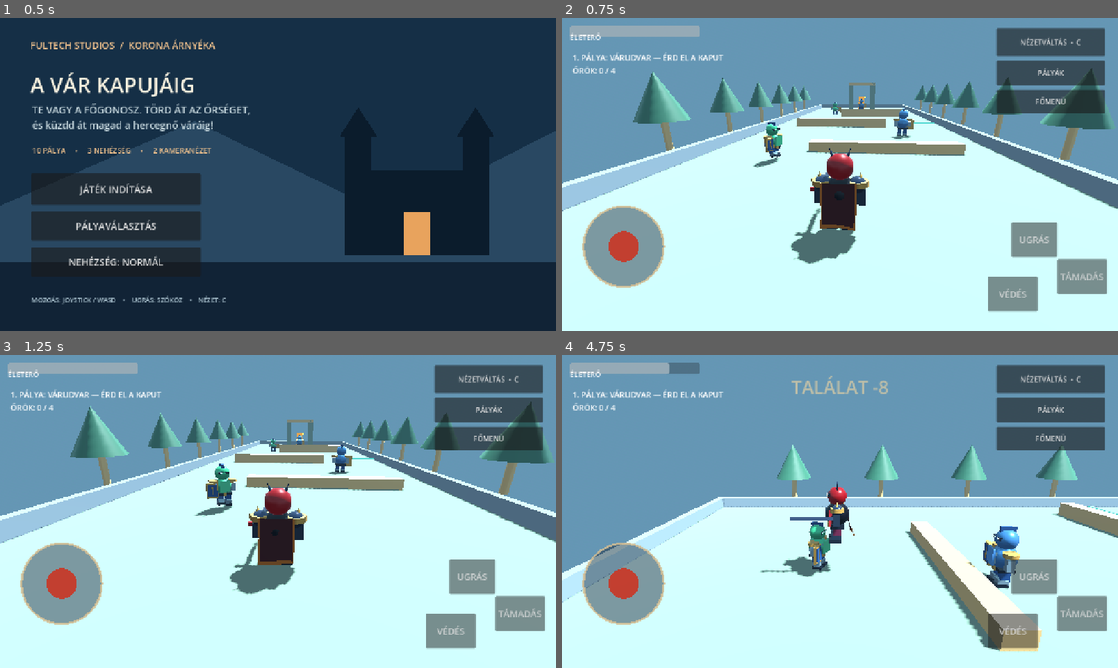
Above: before the commit, frames 1-4 (two rows, left to right).
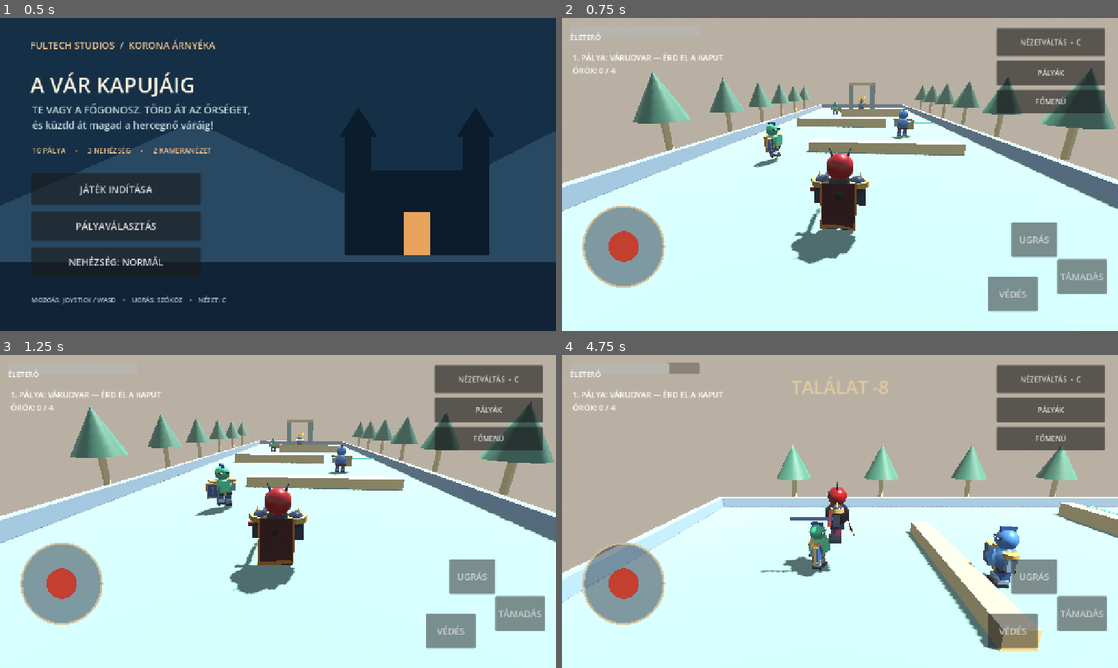
Above: after the commit, the same moments.

Repository: fuloplevente1998/reverse-supermario
Game: Godot game, scene res://scenes/title.tscn
The game is run twice, just before and just after one commit, with the same random seed, the same clock (stepped at 60 frames per second) and the same inputs.
Inputs (mouse positions are in pixels of both pictures, inside the frame that each line leads up to):
- Up to frame 1 (0.5 s): no input
- Up to frame 2 (0.75 s): click "JÁTÉK INDÍTÁSA" at 0.5 s
- Up to frame 3 (1.25 s): no input
- Up to frame 4 (4.75 s): tap Enter at 1.25 s; drag from (623, 583) to (895, 442) at 1.27 s; drag from (728, 527) to (812, 574) at 2.02 s; move the mouse to (895, 442) at 2.77 s; hold D (move_right) 2.78-3.5 s; tap C at 2.85 s; drag from (812, 574) to (673, 464) at 3.52 s; move the mouse to (1006, 558) at 4.27 s; hold A (move_left) from 4.28 s (still down); hold K (block) from 4.28 s (still down); tap Space (jump) at 4.52 s

Frame 1 is identical in both runs. In frame 2, 34% of the frame differs, in the area x 0-100%, y 0-53%; in frame 3, 33%; in frame 4, 47%, in the area x 0-100%, y 0-70%.

Commit message:
fix(stage1): remove overlapping legacy scenery and art-direct sky

Diff:
--- a/scripts/stage_generator.gd
+++ b/scripts/stage_generator.gd
@@ -217,11 +217,22 @@
 static func _scenery(game: Node3D, number: int, recipe: Dictionary, stone: Material, trim: Material) -> void:
     var env: Environment = game.get_node("WorldEnvironment").environment
     var sky: ProceduralSkyMaterial = env.sky.sky_material
-    sky.sky_top_color = recipe["sky"]
-    sky.sky_horizon_color = Color(recipe["sky"]).lightened(0.2)
-    env.fog_light_color = recipe["sky"]
+    # Stage one has art-directed daylight; other biomes keep unique palettes.
+    if number == 1:
+        sky.sky_top_color = Color("#6487a4")
+        sky.sky_horizon_color = Color("#dcc2a5")
+        env.fog_light_color = Color("#c4b9a9")
+    else:
+        sky.sky_top_color = recipe["sky"]
+        sky.sky_horizon_color = Color(recipe["sky"]).lightened(0.2)
+        env.fog_light_color = recipe["sky"]
+    var use_blender_yard := number == 1 and ResourceLoader.exists("res://assets/models/courtyard_environment.glb")
+    game.set_meta("uses_blender_yard", use_blender_yard)
     var outer := width(number) * 0.5 + 2.5
     for side in [-1.0, 1.0]:
+        # Never overlay old cone trees on top of the imported Blender courtyard.
+        if use_blender_yard:
+            continue
         for z in range(-9, 40, 8):
             var at := Vector3(side * outer, 0, z)
             if number in [1, 3]:
@@ -238,7 +249,7 @@
                 Art.cylinder(game, 0.7, 3.5 + number * 0.15, at + Vector3.UP * 1.75, stone)
                 Art.box(game, Vector3(1.7, 0.25, 1.7), at + Vector3.UP * 3.6, trim)
     # Optional Blender visuals; do not modify gameplay collisions or goal.
-    if number == 1 and ResourceLoader.exists("res://assets/models/courtyard_environment.glb"):
+    if use_blender_yard:
         var yard_scene := load("res://assets/models/courtyard_environment.glb") as PackedScene
         if yard_scene:
             var yard := yard_scene.instantiate() as Node3D
